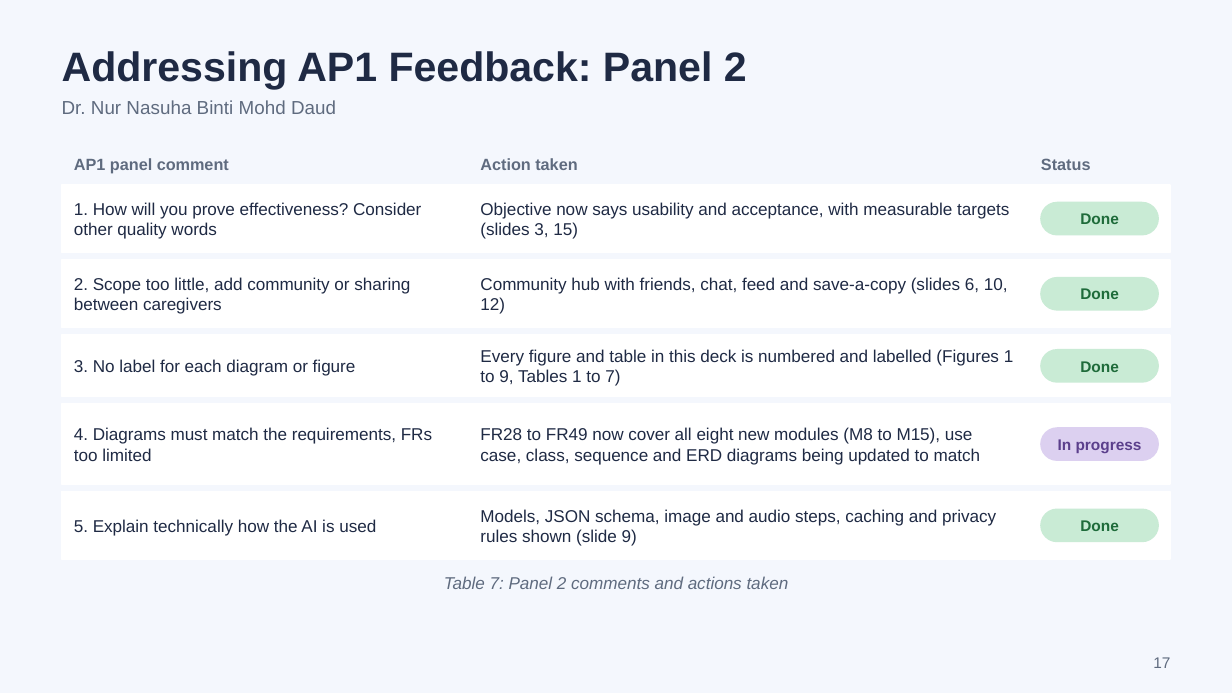
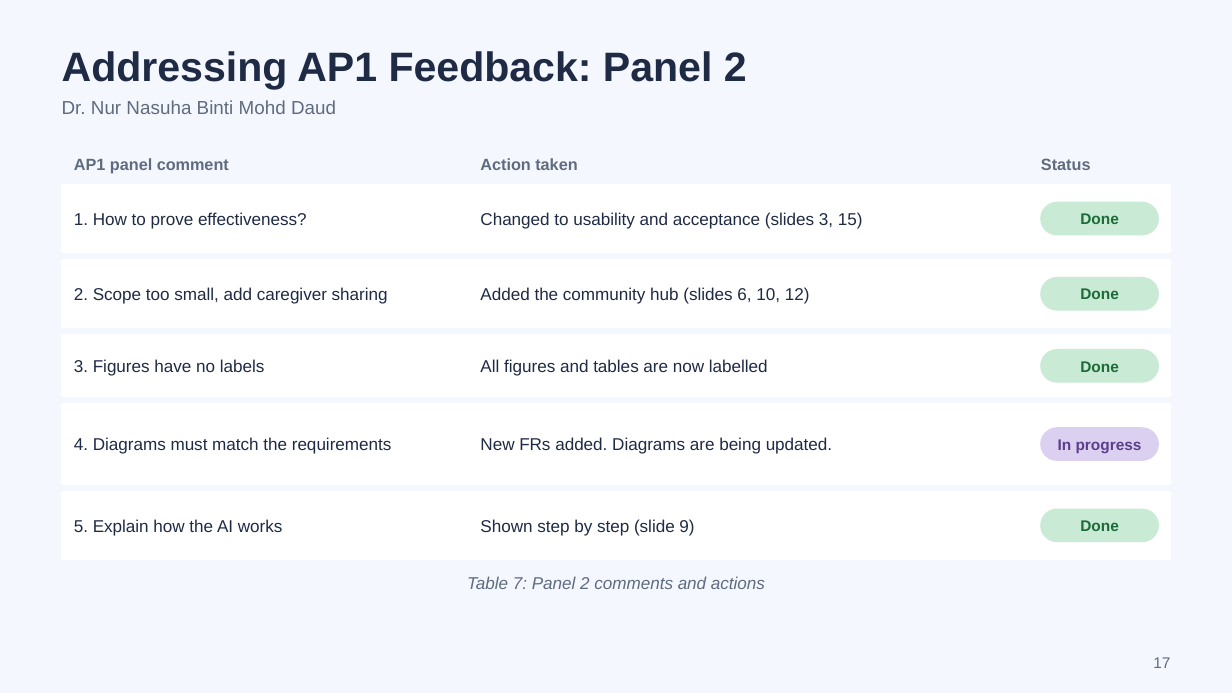
Before and after one commit to scz912/autism_audiobook, a slide deck: slide 17 of deliverables/Visual_Playlist_AP2_Progress.pptx. Drawn at 1232x693 pixels with LibreOffice and Linux fonts; fonts in the diff are those of the drawing. Boxes give left, top, right and bottom in pixels: in the first picture for what was removed or moved away, otherwise in the second. Text is boxed around its words. In the diff, an @@ line names an element or a change of style, - is before the commit and + after.

```diff
--- a/deliverables/Visual_Playlist_AP2_Progress.pptx
+++ b/deliverables/Visual_Playlist_AP2_Progress.pptx
@@ text at [74, 212, 307, 229]: text changed @@
-1. How will you prove effectiveness? Consider other quality words
+1. How to prove effectiveness?
@@ text at [480, 212, 863, 229]: text changed @@
-Objective now says usability and acceptance, with measurable targets (slides 3, 15)
+Changed to usability and acceptance (slides 3, 15)
@@ text at [74, 287, 388, 304]: text changed @@
-2. Scope too little, add community or sharing between caregivers
+2. Scope too small, add caregiver sharing
@@ text at [480, 287, 810, 304]: text changed @@
-Community hub with friends, chat, feed and save-a-copy (slides 6, 10, 12)
+Added the community hub (slides 6, 10, 12)
@@ text at [74, 359, 265, 376]: text changed @@
-3. No label for each diagram or figure
+3. Figures have no labels
@@ text at [480, 359, 768, 376]: text changed @@
-Every figure and table in this deck is numbered and labelled (Figures 1 to 9, Tables 1 to 7)
+All figures and tables are now labelled
@@ text at [74, 437, 392, 454]: text changed @@
-4. Diagrams must match the requirements, FRs too limited
+4. Diagrams must match the requirements
@@ text at [480, 437, 832, 454]: text changed @@
-FR28 to FR49 now cover all eight new modules (M8 to M15), use case, class, sequence and ERD diagrams being updated to match
+New FRs added. Diagrams are being updated.
@@ text at [74, 519, 283, 536]: text changed @@
-5. Explain technically how the AI is used
+5. Explain how the AI works
@@ text at [480, 519, 694, 536]: text changed @@
-Models, JSON schema, image and audio steps, caching and privacy rules shown (slide 9)
+Shown step by step (slide 9)
@@ text at [467, 576, 765, 589]: text changed @@
-Table 7: Panel 2 comments and actions taken
+Table 7: Panel 2 comments and actions
```
Also in this commit, not shown: 16 other slides changed, 1 other file.
